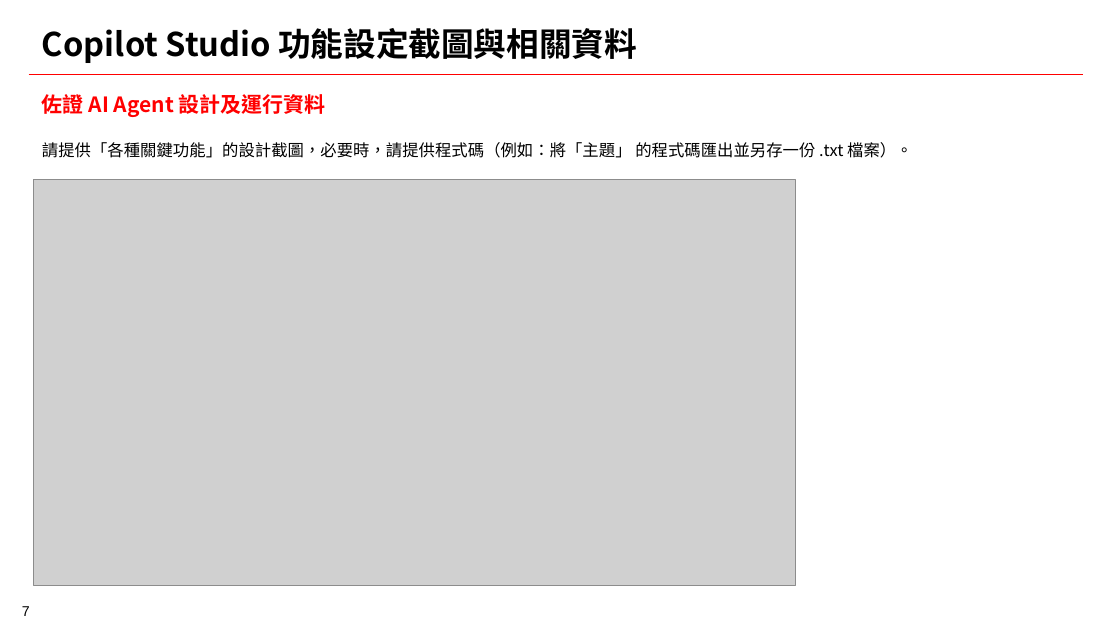
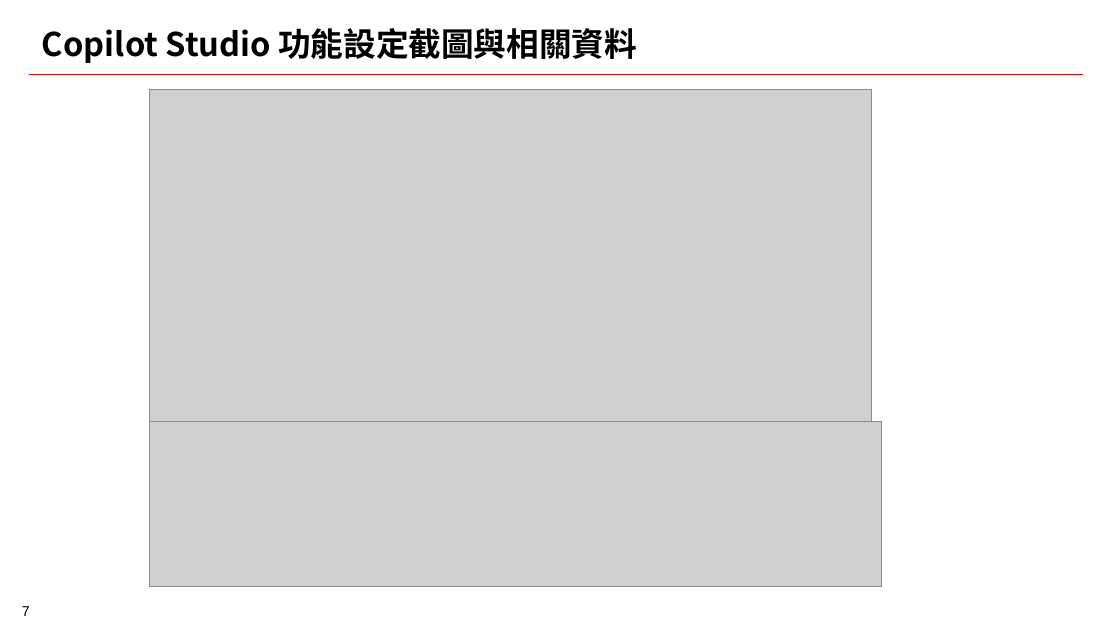
Before and after one commit to how0531/sino_AI-PM, a slide deck: slide 7 of outputs/智能專案經理AIPM_競賽提案.pptx. Drawn at 1120x630 pixels with LibreOffice and Linux fonts; fonts in the diff are those of the drawing; grey boxes stand for pictures; background and template pictures are left out. Boxes give left, top, right and bottom in pixels: in the first picture for what was removed or moved away, otherwise in the second. Text is boxed around its words. In the diff, an @@ line names an element or a change of style, - is before the commit and + after.

```diff
--- a/outputs/智能專案經理AIPM_競賽提案.pptx
+++ b/outputs/智能專案經理AIPM_競賽提案.pptx
@@ picture added at bbox=[149, 89, 871, 421] @@
@@ text removed at bbox=[42, 92, 326, 118] @@
-佐證 AI Agent 設計及運行資料
@@ text removed at bbox=[42, 142, 912, 158] @@
-請提供「各種關鍵功能」的設計截圖，必要時，請提供程式碼（例如：將「主題」 的程式碼匯出並另存一份 .txt 檔案）。
@@ picture removed at bbox=[34, 180, 796, 585] @@
@@ picture added at bbox=[149, 422, 881, 587] @@
```
Also in this commit, not shown: 3 other slides changed, 2 slides added, 8 other files.
